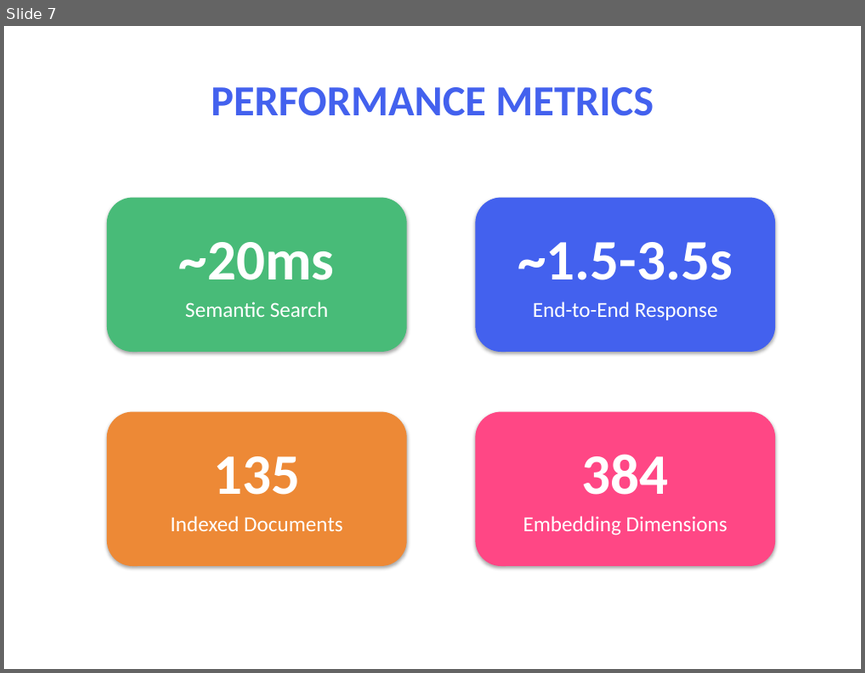
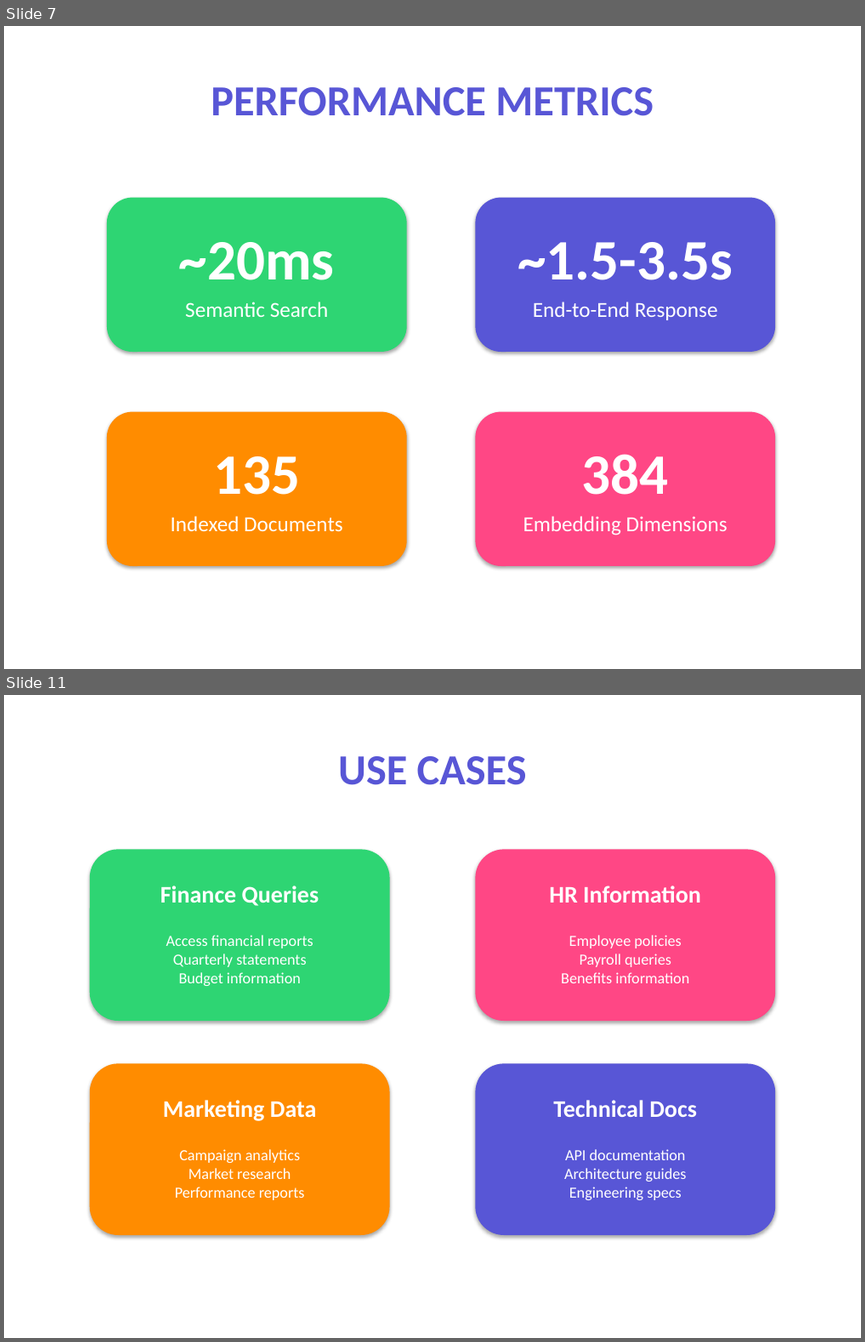
Before and after one commit to PriyanshuKr-2027/Company-Internal-Chatbot-with-Role-Based-Access-Control-RBAC-GROUP1, a slide deck: Role_Based_Chatbot_Presentation.pptx. Shown one above the other, each under a label of ours: slide 7 before the commit, slides 7 and 11 after it; the slides between them are not shown. The pictures are 865x673 and 865x1342 pixels, drawn with LibreOffice and Linux fonts; fonts in the diff are those of the drawing. Boxes give left, top, right and bottom in pixels: in the first picture for what was removed or moved away, otherwise in the second. Text is boxed around its words. In the diff, an @@ line names an element or a change of style, - is before the commit and + after.

Commit message:
Enhance presentation: 15 slides matching Canva Tech Vibrant Trendy theme

```diff
--- a/Role_Based_Chatbot_Presentation.pptx
+++ b/Role_Based_Chatbot_Presentation.pptx
@@ slide 11 added at (x1=4, y1=695, x2=861, y2=1338), background #FFFFFF @@
@@ rectangle added at (x1=4, y1=695, x2=861, y2=1338), fill #FFFFFF @@
@@ text added at (x1=338, y1=756, x2=527, y2=785), 36 pt, text #5856D6, bold @@
+USE CASES
@@ rounded rectangle added at (x1=90, y1=849, x2=390, y2=1021), fill #2ED573 @@
@@ rounded rectangle added at (x1=475, y1=849, x2=775, y2=1021), fill #FF4785 @@
@@ text added at (x1=160, y1=885, x2=318, y2=906), 20 pt, text #FFFFFF, bold @@
+Finance Queries
@@ text added at (x1=549, y1=885, x2=701, y2=902), 20 pt, text #FFFFFF, bold @@
+HR Information
@@ text added at (x1=166, y1=935, x2=313, y2=986), 13 pt, text #FFFFFF @@
+Access financial reports
+Quarterly statements
+Budget information
@@ text added at (x1=561, y1=935, x2=689, y2=983), 13 pt, text #FFFFFF @@
+Employee policies
+Payroll queries
+Benefits information
@@ rounded rectangle added at (x1=90, y1=1063, x2=390, y2=1235), fill #FF8C00 @@
@@ rounded rectangle added at (x1=475, y1=1063, x2=775, y2=1235), fill #5856D6 @@
@@ text added at (x1=163, y1=1100, x2=317, y2=1121), 20 pt, text #FFFFFF, bold @@
+Marketing Data
@@ text added at (x1=553, y1=1100, x2=697, y2=1117), 20 pt, text #FFFFFF, bold @@
+Technical Docs
@@ text added at (x1=175, y1=1149, x2=305, y2=1200), 13 pt, text #FFFFFF @@
+Campaign analytics
+Market research
+Performance reports
@@ text added at (x1=564, y1=1149, x2=687, y2=1200), 13 pt, text #FFFFFF @@
+API documentation
+Architecture guides
+Engineering specs
@@ slide 7 changed as well @@
@@ text "PERFORMANCE METRICS" at (x1=211, y1=87, x2=653, y2=116): text colour #4361EE to #5856D6 @@
@@ rounded rectangle at (x1=107, y1=198, x2=407, y2=352): fill #48BB78 to #2ED573 @@
@@ rounded rectangle at (x1=475, y1=198, x2=775, y2=352): fill #4361EE to #5856D6 @@
@@ rounded rectangle at (x1=107, y1=412, x2=407, y2=566): fill #ED8936 to #FF8C00 @@
```
Also in this commit, not shown: 8 other slides changed, 5 other slides added, 3 other files.
